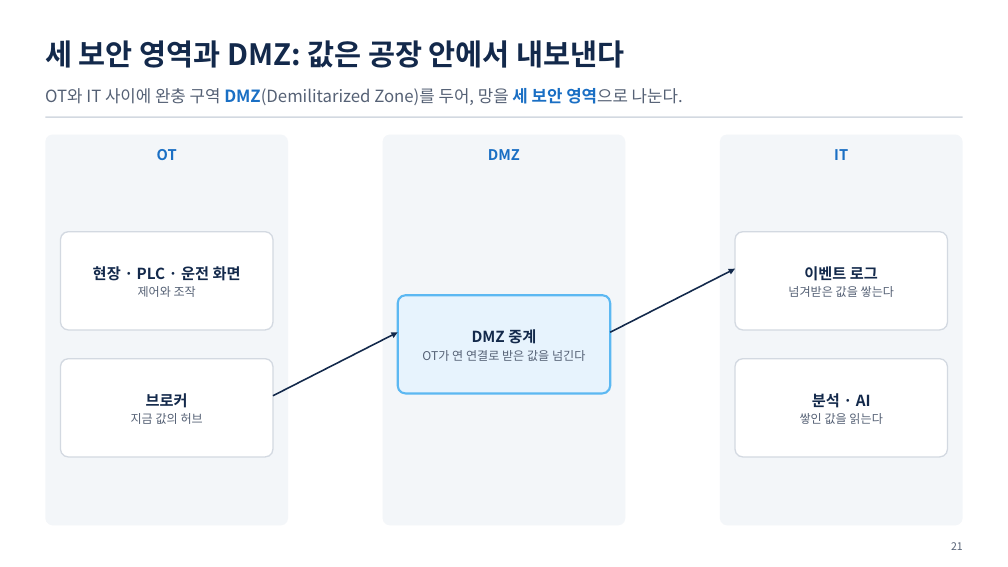
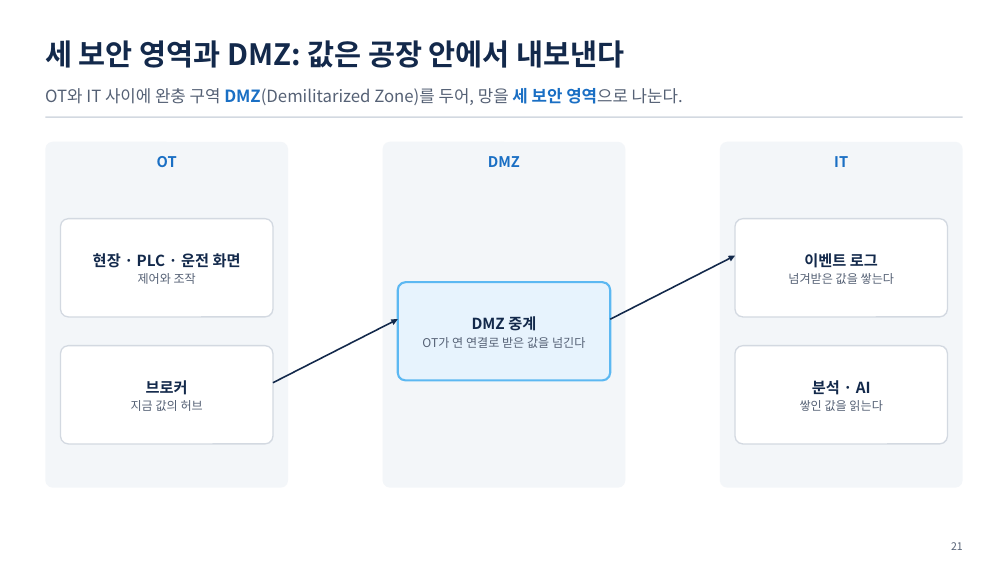
Before and after one commit to uengine-oss/hyd-iot-edu, a slide deck: slide 21 of workspace/강의제작/산출물/실전반/이론_오프라인/01회차/실전반_오프라인_01회차.pptx. Drawn at 1008x567 pixels with LibreOffice and Linux fonts; fonts in the diff are those of the drawing. Boxes give left, top, right and bottom in pixels: in the first picture for what was removed or moved away, otherwise in the second. Text is boxed around its words. In the diff, an @@ line names an element or a change of style, - is before the commit and + after.

Commit message:
1회차 현장 덱(두 반 off01): 최종 온라인 장(여백 11장 · 새 노트)을 받아 다시 조립, 노트 고칠 곳을 지금 온라인 노트로 · 대조표 새 실라버스 문장

```diff
--- a/workspace/강의제작/산출물/실전반/이론_오프라인/01회차/실전반_오프라인_01회차.pptx
+++ b/workspace/강의제작/산출물/실전반/이론_오프라인/01회차/실전반_오프라인_01회차.pptx
@@ rounded rectangle: place and size @@
-rounded rectangle at (45,135,288,526)
+rounded rectangle at (45,142,288,488)
@@ rounded rectangle: place and size @@
-rounded rectangle at (383,135,625,526)
+rounded rectangle at (383,142,625,488)
@@ 3 texts: place and size @@
-3 texts at (157,149,848,160)
+3 texts at (157,156,848,167)
@@ rounded rectangle: place and size @@
-rounded rectangle at (720,135,963,526)
+rounded rectangle at (720,142,963,488)
@@ 2 texts, 2 rounded rectangles: place and size @@
-2 texts, 2 rounded rectangles at (60,231,948,330)
+2 texts, 2 rounded rectangles at (60,219,948,317)
@@ 3 texts, 3 rounded rectangles, 2 arrows: place and size @@
-3 texts, 3 rounded rectangles, 2 arrows at (60,269,948,457)
+3 texts, 3 rounded rectangles, 2 arrows at (60,256,948,444)
```
Also in this commit, not shown: 10 other slides changed, 7 other files.
